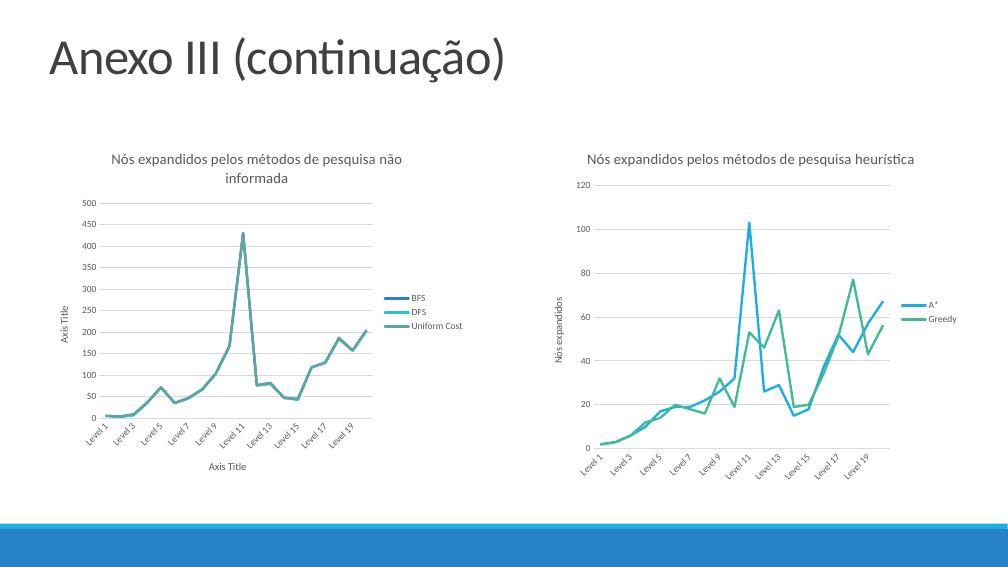
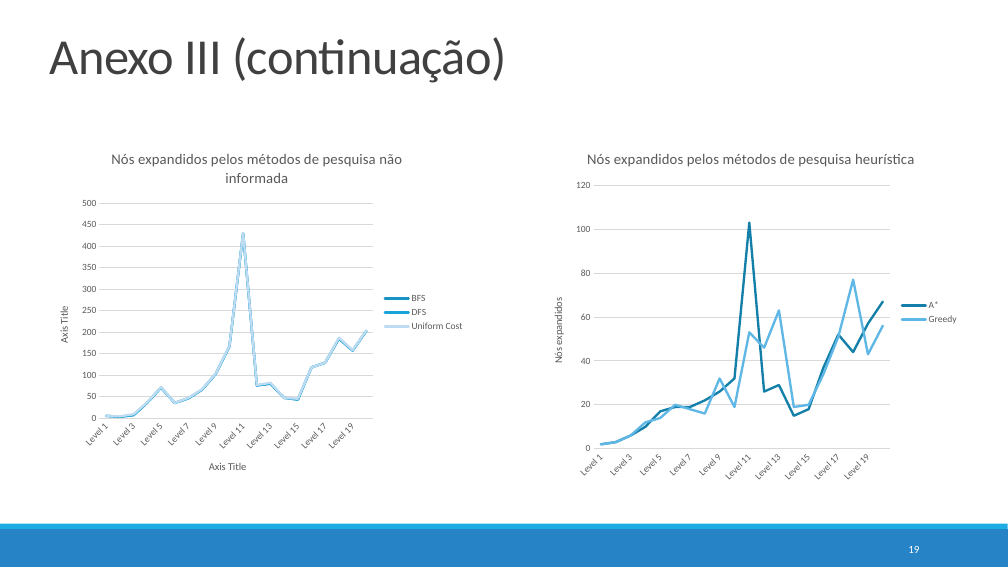
Before and after one commit to pedrovponte/IART-g39, a slide deck: slide 19 of docs/finalpresentation.pptx. Drawn at 1008x567 pixels with LibreOffice and Linux fonts; fonts in the diff are those of the drawing. Boxes give left, top, right and bottom in pixels: in the first picture for what was removed or moved away, otherwise in the second. Text is boxed around its words. In the diff, an @@ line names an element or a change of style, - is before the commit and + after.

```diff
--- a/docs/finalpresentation.pptx
+++ b/docs/finalpresentation.pptx
@@ line chart at [42, 136, 472, 489] @@
@@ colour of BFS #2683C6 to #1894C3 @@
@@ colour of DFS #28C4CC to #1BA5DA @@
@@ colour of Uniform Cost #62A39F to #BDDBF2 @@
@@ line chart at [536, 136, 966, 489] @@
@@ colour of A* #1CADE4 to #1580A9 @@
@@ colour of Greedy #42BA97 to #60B7E7 @@
@@ page number added at [908, 546, 919, 553], 10.5 pt, text #FFFFFF @@
+19
```
Also in this commit, not shown: 18 other slides changed, 8 other files.
